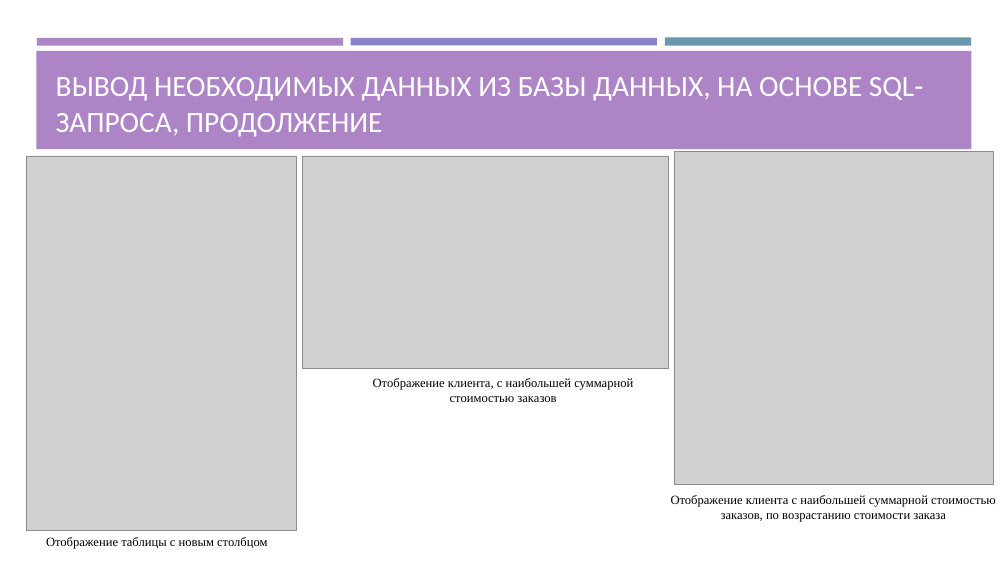
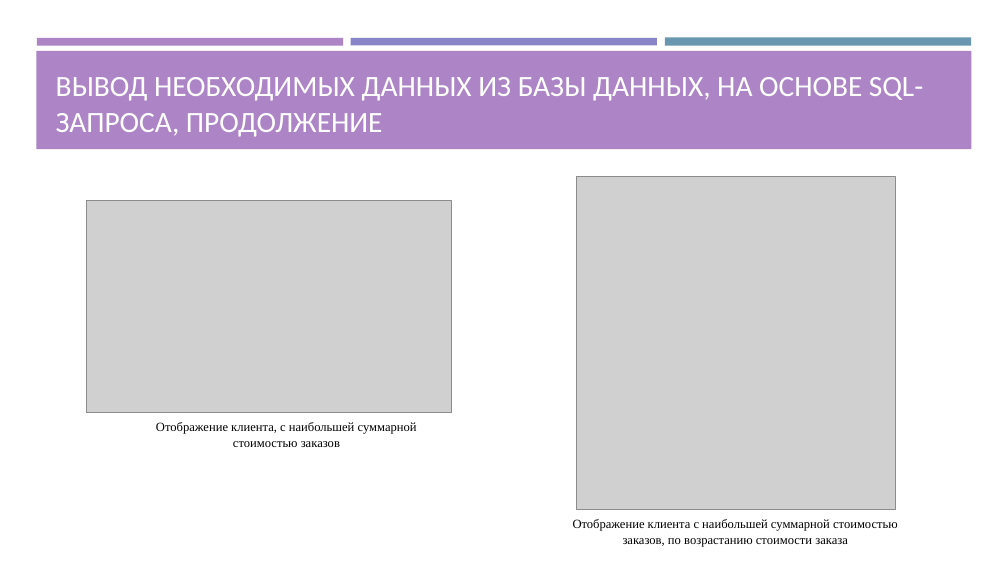
Before and after one commit to Serpenssss/lr9, a slide deck: slide 12 of змИИВТ-241-Авсянкина МА-ЛР9.pptx. Drawn at 1008x567 pixels with LibreOffice and Linux fonts; fonts in the diff are those of the drawing; grey boxes stand for pictures. Boxes give left, top, right and bottom in pixels: in the first picture for what was removed or moved away, otherwise in the second. Text is boxed around its words. In the diff, an @@ line names an element or a change of style, - is before the commit and + after.

```diff
--- a/змИИВТ-241-Авсянкина МА-ЛР9.pptx
+++ b/змИИВТ-241-Авсянкина МА-ЛР9.pptx
@@ picture removed at [26, 156, 297, 530] @@
@@ picture: place and size @@
-picture at [675, 152, 994, 485]
+picture at [576, 176, 895, 509]
@@ picture: place and size @@
-picture at [303, 156, 668, 368]
+picture at [86, 201, 451, 414]
@@ text "Отображение клиента, с наибольшей суммарной ...": place and size @@
-text "Отображение клиента, с наибольшей суммарной ..." at [373, 378, 633, 402]
+text "Отображение клиента, с наибольшей суммарной ..." at [156, 422, 417, 447]
@@ text removed at [46, 537, 267, 549] @@
-Отображение таблицы с новым столбцом
@@ text "Отображение клиента с наибольшей суммарной ...": place and size @@
-text "Отображение клиента с наибольшей суммарной ..." at [671, 495, 996, 522]
+text "Отображение клиента с наибольшей суммарной ..." at [573, 519, 898, 547]
```
Also in this commit, not shown: 3 other slides changed.
